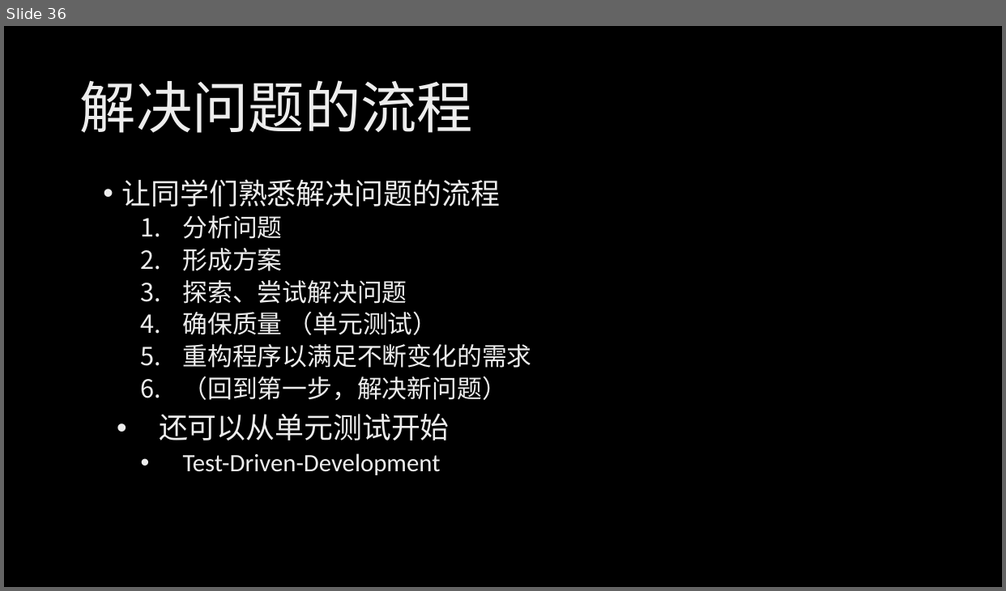
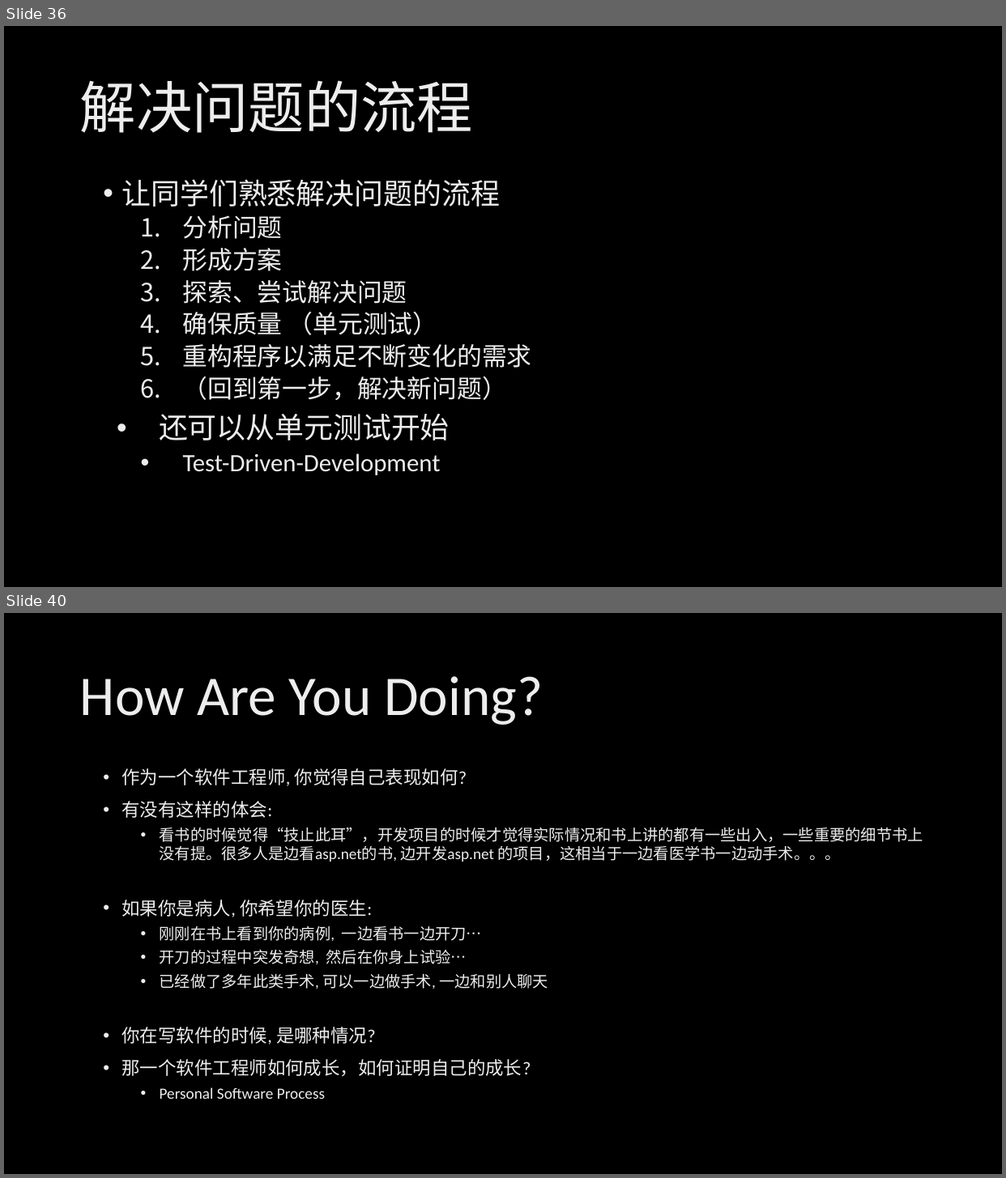
Before and after one commit to xinase/ASE, a slide deck: chapter02/ASE_2_Engineering_Skills.pptx. Shown one above the other, each under a label of ours: slide 36 before the commit, slides 36 and 40 after it; the slides between them are not shown. The pictures are 1006x591 and 1006x1178 pixels, drawn with LibreOffice and Linux fonts; fonts in the diff are those of the drawing; background and template pictures are left out. Boxes give left, top, right and bottom in pixels: in the first picture for what was removed or moved away, otherwise in the second. Text is boxed around its words. In the diff, an @@ line names an element or a change of style, - is before the commit and + after.

```diff
--- a/chapter02/ASE_2_Engineering_Skills.pptx
+++ b/chapter02/ASE_2_Engineering_Skills.pptx
@@ slide 40 added at (x1=4, y1=613, x2=1002, y2=1174), background picture (left out) @@
@@ title added at (x1=80, y1=676, x2=543, y2=725), 54 pt, text gradient #BFBFBF to #EDEDED to #FFFFFF @@
+How Are You Doing?
@@ text added at (x1=122, y1=769, x2=923, y2=1099), 15 pt, text gradient #BFBFBF to #EDEDED to #FFFFFF @@
+• 作为一个软件工程师, 你觉得自己表现如何?
+• 有没有这样的体会:
+  • 看书的时候觉得“技止此耳”，开发项目的时候才觉得实际情况和书上讲的都有一些出入，一些重要的细节书上没有提。很多人是边看asp.net的书, 边开发asp.net 的项目，这相当于一边看医学书一边动手术。。。
+• 如果你是病人, 你希望你的医生:
+  • 刚刚在书上看到你的病例, 一边看书一边开刀…
+  • 开刀的过程中突发奇想, 然后在你身上试验…
+  • 已经做了多年此类手术, 可以一边做手术, 一边和别人聊天
+• 你在写软件的时候, 是哪种情况?
+• 那一个软件工程师如何成长，如何证明自己的成长?
+  • Personal Software Process
```
Also in this commit, not shown: 40 other slides added, 5 other files.
